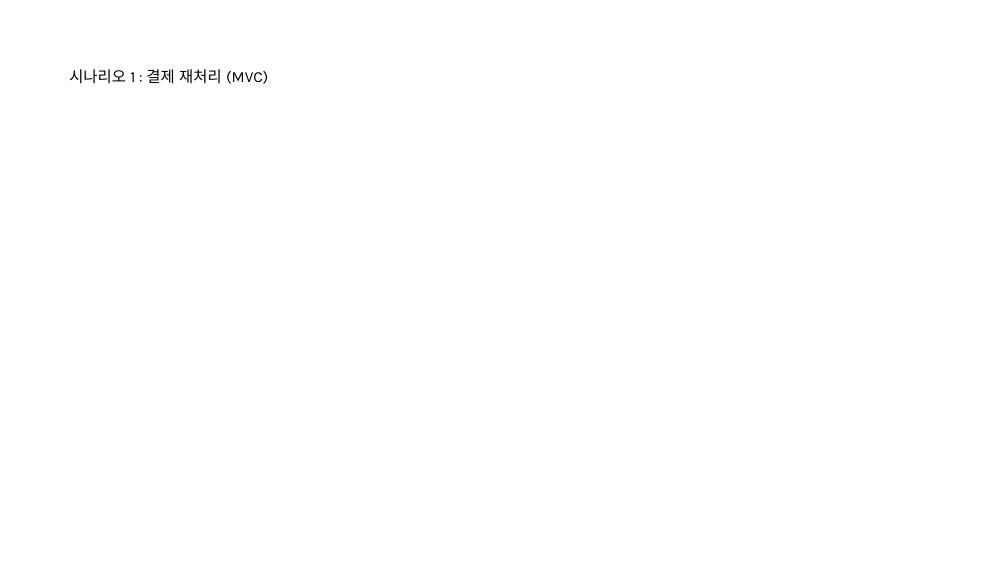
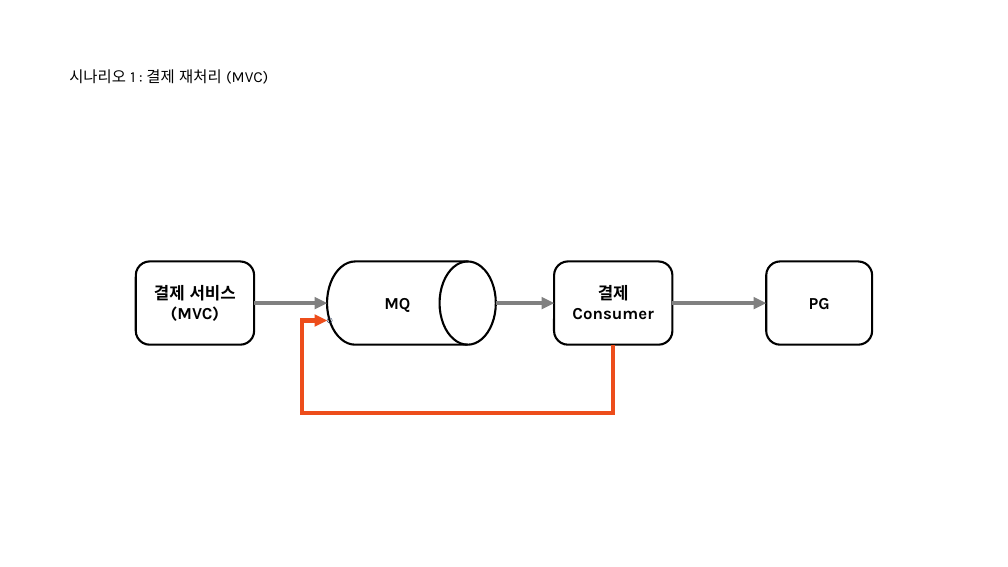
Before and after one commit to nayasis/fastcampus-hyper-webflux, a slide deck: slide 5 of 99.ppt/[Ch4-8. 결제 서비스 기능확장.pptx. Drawn at 1008x567 pixels with LibreOffice and Linux fonts; fonts in the diff are those of the drawing; background and template pictures are left out. Boxes give left, top, right and bottom in pixels: in the first picture for what was removed or moved away, otherwise in the second. Text is boxed around its words. In the diff, an @@ line names an element or a change of style, - is before the commit and + after.

```diff
--- a/99.ppt/[Ch4-8. 결제 서비스 기능확장.pptx
+++ b/99.ppt/[Ch4-8. 결제 서비스 기능확장.pptx
@@ rounded rectangle added at [136, 261, 254, 345], outline #000000 1.5 pt, 12 pt, text #000000, bold @@
+결제 서비스
+(MVC)
@@ flow chart magnetic drum added at [328, 261, 496, 345], outline #000000 1.5 pt, 12 pt, text #000000, bold @@
+MQ
@@ rounded rectangle added at [554, 261, 672, 345], outline #000000 1.5 pt, 12 pt, text #000000, bold @@
+결제 Consumer
@@ rounded rectangle added at [766, 261, 872, 345], outline #000000 1.5 pt, 12 pt, text #000000, bold @@
+PG
@@ arrow added from (254, 303) to (328, 303), #808080 3 pt @@
@@ elbow arrow added from (613, 345) to (328, 321), #ED4D1B 3 pt @@
@@ ellipse added at [328, 318, 333, 323], outline #1E3256 0.25 pt @@
@@ arrow added from (496, 303) to (554, 303), #808080 3 pt @@
@@ arrow added from (672, 303) to (766, 303), #808080 3 pt @@
```
Also in this commit, not shown: 6 other slides changed, 10 slides added.
